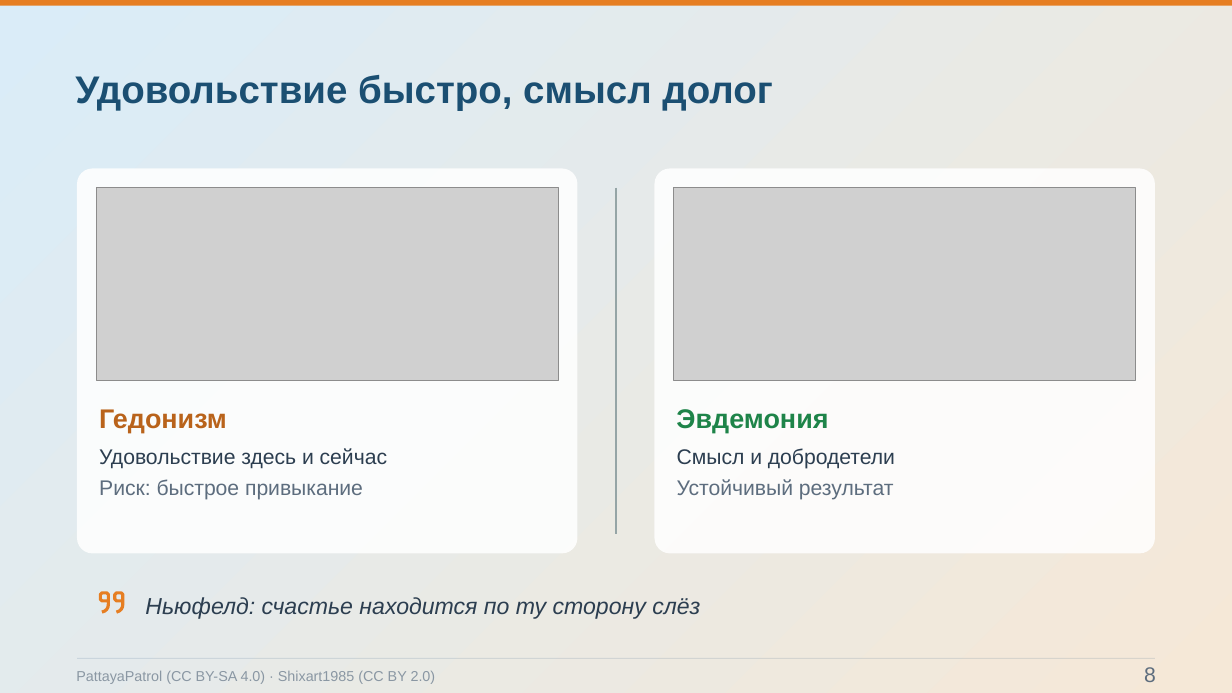
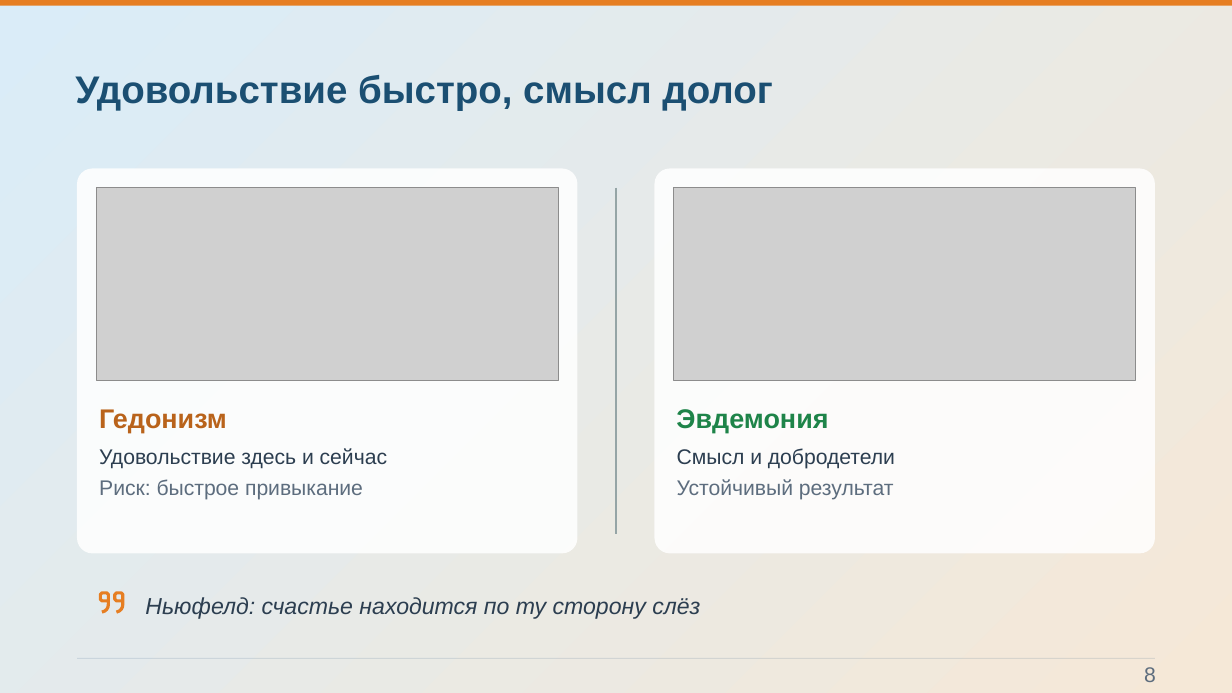
Before and after one commit to Pavel1778/Presentation-happy, a slide deck: slide 8 of Konceptsiya_schastya_static.pptx. Drawn at 1232x693 pixels with LibreOffice and Linux fonts; fonts in the diff are those of the drawing; grey boxes stand for pictures; background and template pictures are left out. Boxes give left, top, right and bottom in pixels: in the first picture for what was removed or moved away, otherwise in the second. Text is boxed around its words. In the diff, an @@ line names an element or a change of style, - is before the commit and + after.

```diff
--- a/Konceptsiya_schastya_static.pptx
+++ b/Konceptsiya_schastya_static.pptx
@@ text removed at (76, 671, 436, 684) @@
-PattayaPatrol (CC BY-SA 4.0) · Shixart1985 (CC BY 2.0)
```
Also in this commit, not shown: 10 other slides changed, 37 other files.
